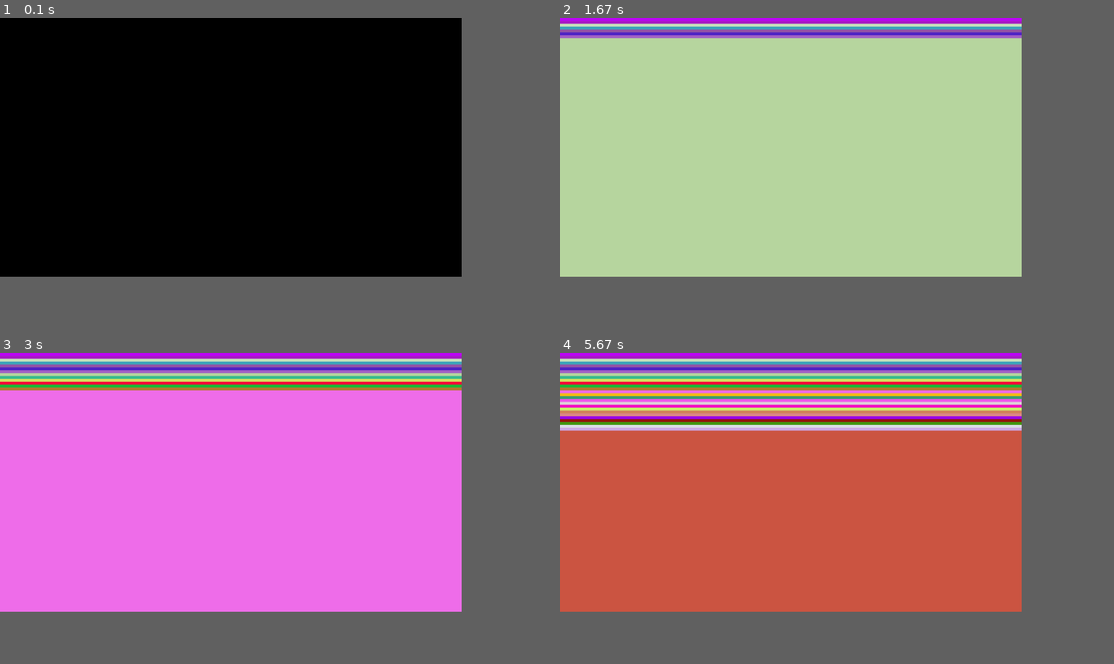
Above: before the commit, frames 1-4 (two rows, left to right).
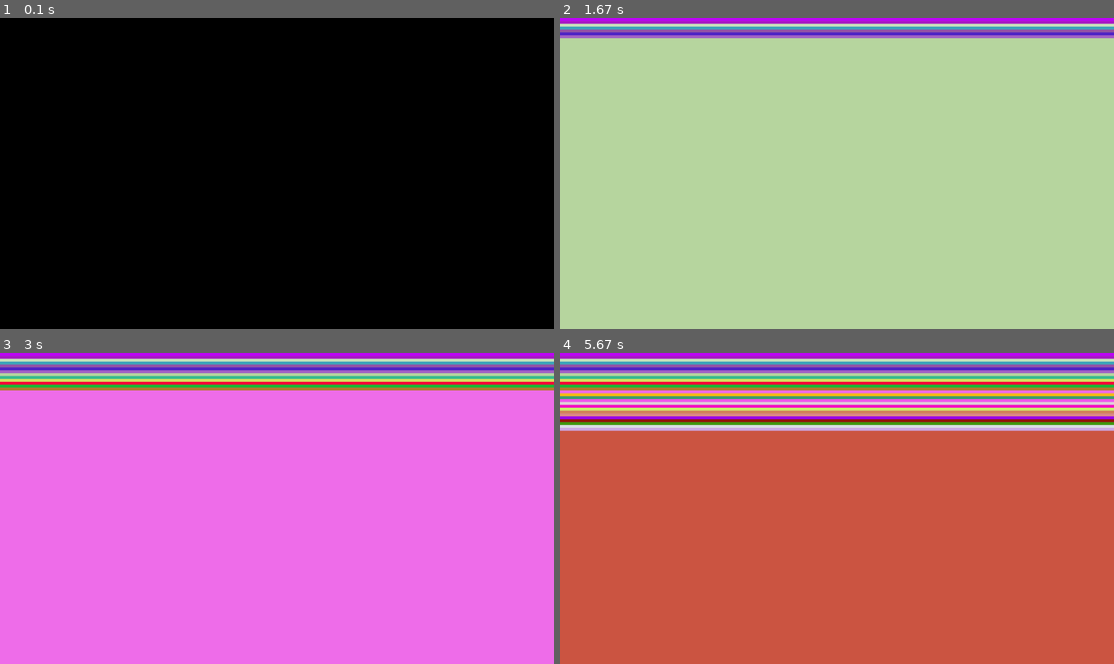
Above: after the commit, the same moments.

Repository: ESWDigitalWasteBins/DigitalWasteBins
Game: pygame game, started from dwb/display.py
Two runs of this game, one before a commit and one after it. Both use one fixed random seed, a clock stepped at 60 frames per second and the inputs below.
Inputs:
- Up to frame 1 (0.1 s): no input
- Up to frame 2 (1.67 s): no input
- Up to frame 3 (3 s): no input
- Up to frame 4 (5.67 s): no input
In our replay, the window is 750x421 before the commit and 900x506 after it. These sizes can differ from the game's own. Grey fills any space a smaller window leaves; there, only what the larger window draws over its background counts as a difference.

The runs differ from the first frame. In frame 1, only the window size differs. In frame 2, 1.1% of the frame differs, in the area x 83-100%, y 0-7%; in frame 3, 2.0%; in frame 4, 5.0%, in the area x 0-100%, y 0-26%.

Commit message:
Update to FHD

Diff:
--- a/dwb/display.py
+++ b/dwb/display.py
@@ -195,7 +195,7 @@
     pygame.init()
     # flags = pygame.FULLSCREEN | pygame.DOUBLEBUF
     # screen = pygame.display.set_mode((0, 0), flags)
-    screen = pygame.display.set_mode((1600, 900))
+    screen = pygame.display.set_mode((1920, 1080))
     pygame.display.set_caption('Display Test')
 
     # header_height = int(TEXT_RATIO*screen.get_height())
